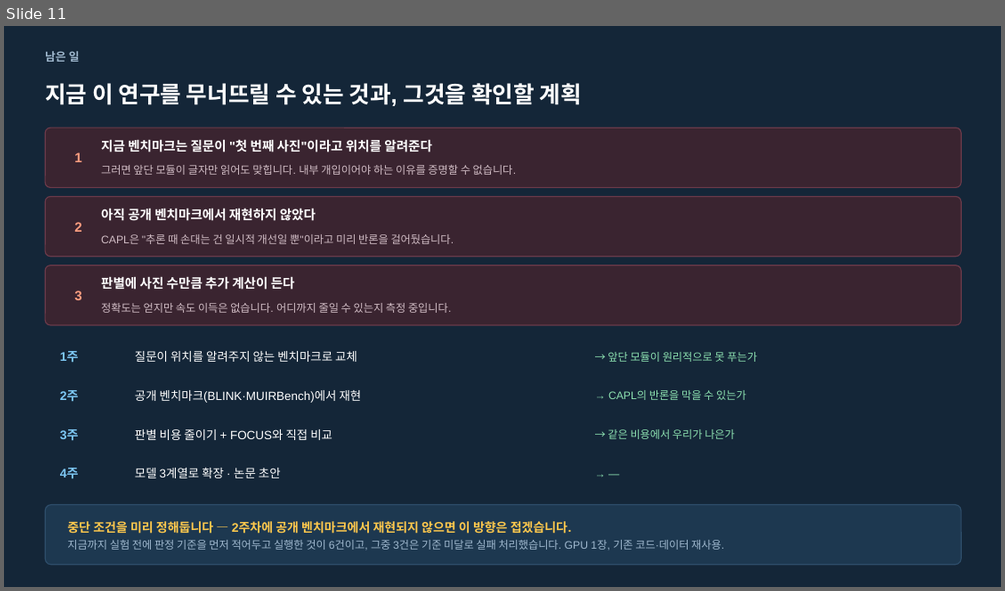
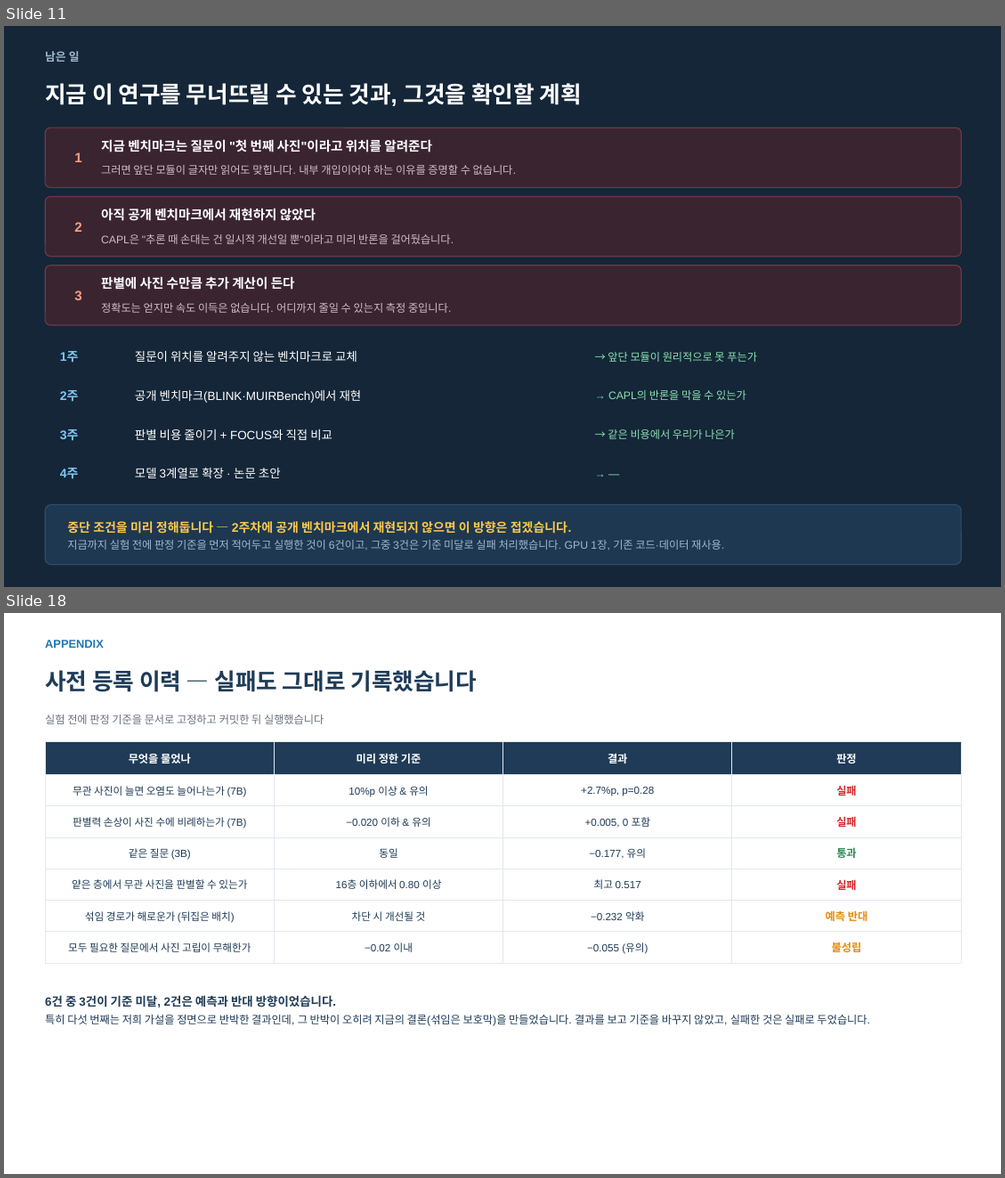
Before and after one commit to hsmai/Source-Depth, a slide deck: meeting/SourceDepth_meeting_v6.pptx. Shown one above the other, each under a label of ours: slide 11 before the commit, slides 11 and 18 after it; the slides between them are not shown. The pictures are 1005x591 and 1005x1178 pixels, drawn with LibreOffice and Linux fonts; fonts in the diff are those of the drawing. Boxes give left, top, right and bottom in pixels: in the first picture for what was removed or moved away, otherwise in the second. Text is boxed around its words. In the diff, an @@ line names an element or a change of style, - is before the commit and + after.

```diff
--- a/meeting/SourceDepth_meeting_v6.pptx
+++ b/meeting/SourceDepth_meeting_v6.pptx
@@ slide 18 added at box(4, 613, 1001, 1174), background #FFFFFF @@
@@ text added at box(45, 640, 104, 648), 11 pt, text #1F77B4, bold @@
+APPENDIX
@@ text added at box(45, 670, 477, 692), 22 pt, text #1F3B57, bold @@
+사전 등록 이력 — 실패도 그대로 기록했습니다
@@ text added at box(45, 714, 324, 724), 10.5 pt, text #6B7280 @@
+실험 전에 판정 기준을 문서로 고정하고 커밋한 뒤 실행했습니다
@@ table added at box(45, 742, 961, 957), 7 rows, 4 columns @@
+무엇을 물었나 | 미리 정한 기준 | 결과 | 판정
+무관 사진이 늘면 오염도 늘어나는가 (7B) | 10%p 이상 & 유의 | +2.7%p, p=0.28 | 실패
+판별력 손상이 사진 수에 비례하는가 (7B) | −0.020 이하 & 유의 | +0.005, 0 포함 | 실패
+같은 질문 (3B) | 동일 | −0.177, 유의 | 통과
+얕은 층에서 무관 사진을 판별할 수 있는가 | 16층 이하에서 0.80 이상 | 최고 0.517 | 실패
+섞임 경로가 해로운가 (뒤집은 배치) | 차단 시 개선될 것 | −0.232 악화 | 예측 반대
+모두 필요한 질문에서 사진 고립이 무해한가 | −0.02 이내 | −0.055 (유의) | 불성립
@@ text added at box(45, 995, 870, 1026), 10.5 pt, text #1F3B57 @@
+6건 중 3건이 기준 미달, 2건은 예측과 반대 방향이었습니다.
+특히 다섯 번째는 저희 가설을 정면으로 반박한 결과인데, 그 반박이 오히려 지금의 결론(섞임은 보호막)을 만들었습니다. 결과를 보고 기준을 바꾸지 않았고, 실패한 것은 실패로 두었습니다.
```
Also in this commit, not shown: 6 other slides added, 2 other files.
